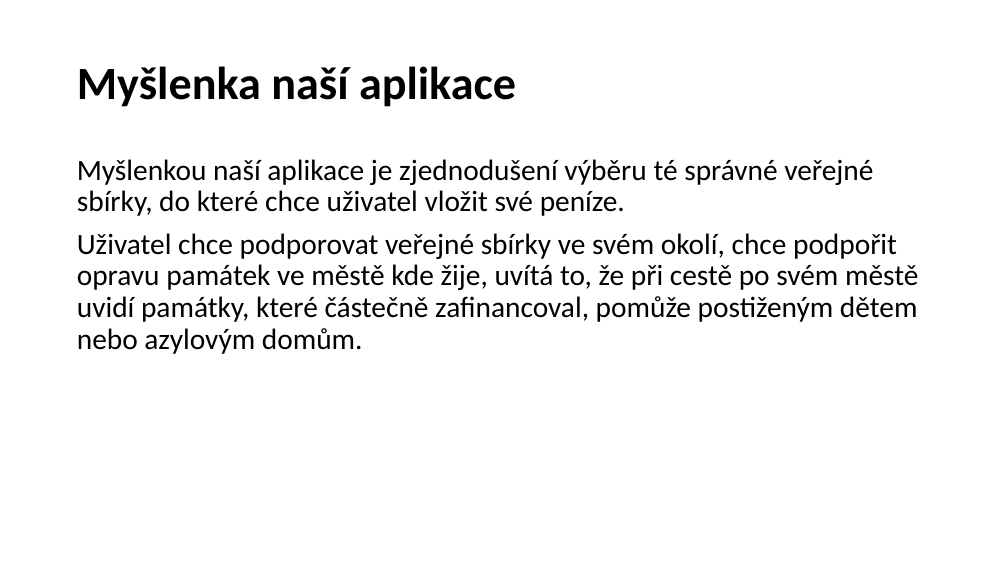
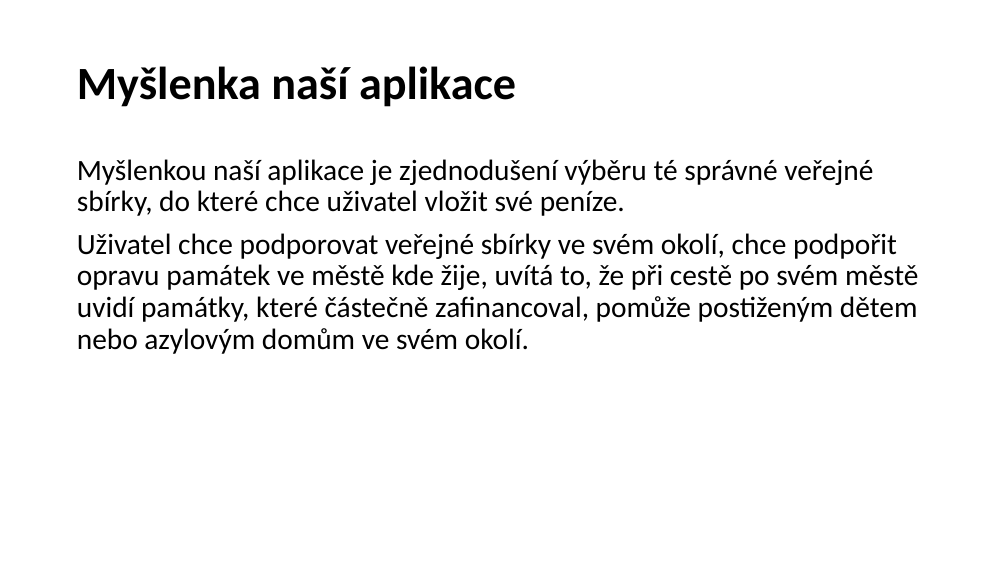
Before and after one commit to matousek11/charity, a slide deck: slide 2 of VSÚKHK - prezentace.pptx. Drawn at 1008x567 pixels with LibreOffice and Linux fonts; fonts in the diff are those of the drawing; background and template pictures are left out. Boxes give left, top, right and bottom in pixels: in the first picture for what was removed or moved away, otherwise in the second. Text is boxed around its words. In the diff, an @@ line names an element or a change of style, - is before the commit and + after.

```diff
--- a/VSÚKHK - prezentace.pptx
+++ b/VSÚKHK - prezentace.pptx
@@ text at bbox=[77, 233, 918, 354]: text changed @@
-Uživatel chce podporovat veřejné sbírky ve svém okolí, chce podpořit opravu památek ve městě kde žije, uvítá to, že při cestě po svém městě uvidí památky, které částečně zafinancoval, pomůže postiženým dětem nebo azylovým domům.
+Uživatel chce podporovat veřejné sbírky ve svém okolí, chce podpořit opravu památek ve městě kde žije, uvítá to, že při cestě po svém městě uvidí památky, které částečně zafinancoval, pomůže postiženým dětem nebo azylovým domům ve svém okolí.
```
Also in this commit, not shown: 2 other slides changed, 1 slide added, 1 slide removed, 4 other files.
